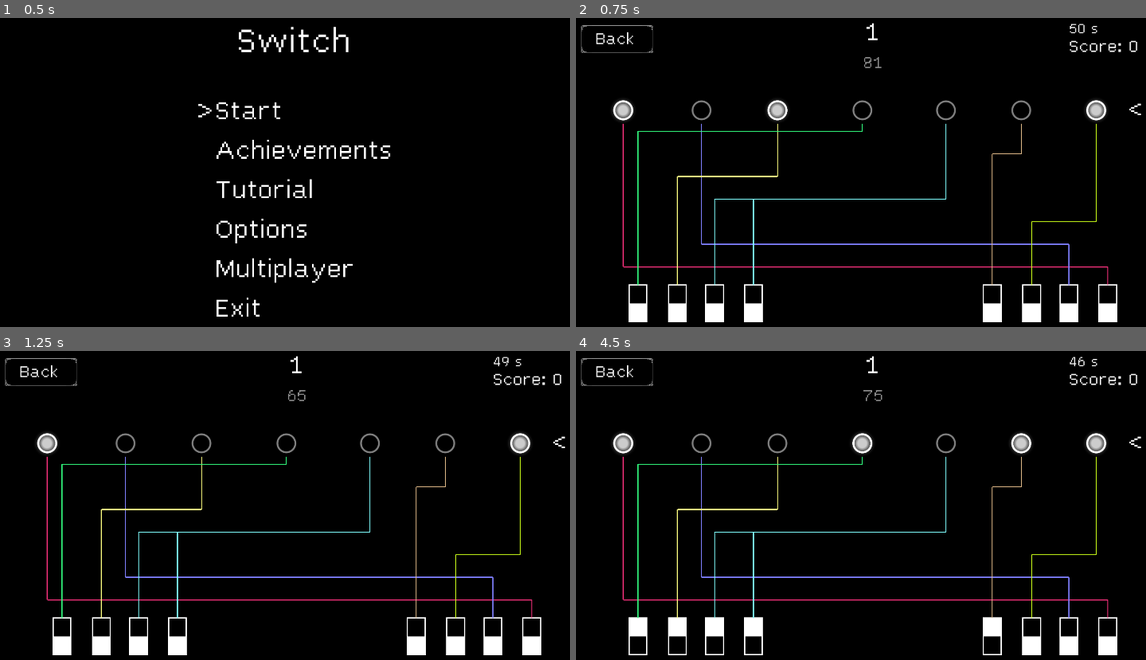
Above: before the commit, frames 1-4 (two rows, left to right).
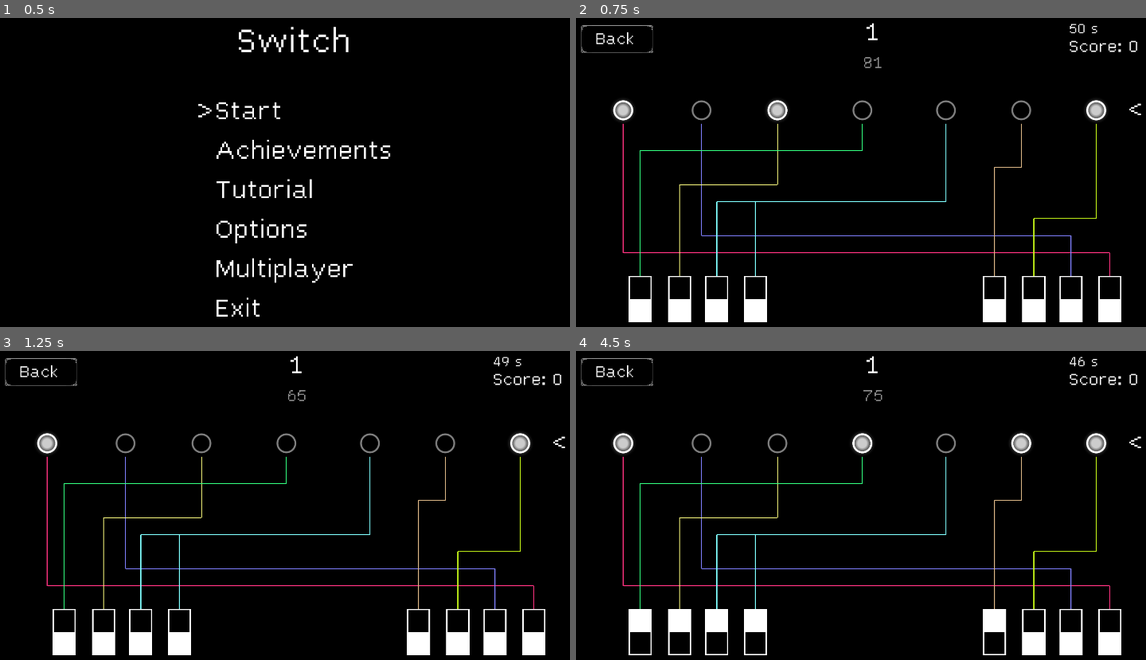
Above: after the commit, the same moments.

Repository: DragonCat4012/Switch
Game: Godot game, scene res://Scenes/menu.tscn
Two runs of this game, one before a commit and one after it. Both use one fixed random seed, a clock stepped at 60 frames per second and the inputs below.
Inputs (mouse positions are in pixels of both pictures, inside the frame that each line leads up to):
- Up to frame 1 (0.5 s): no input
- Up to frame 2 (0.75 s): tap Enter (ui_accept) at 0.5 s; move the mouse to (1014, 153) at 0.52 s; hold Up (ui_up) from 0.53 s (still down); tap 0 (0) at 0.6 s; click (1014, 153) at 0.67 s
- Up to frame 3 (1.25 s): keep holding Up (ui_up); tap Enter (ui_accept) at 0.77 s; tap 1 (1) at 0.8 s
- Up to frame 4 (4.5 s): tap Enter (ui_accept) at 1.25, 1.52, 2, 2.75, 3.02, 3.5, 3.77 s; move the mouse to (638, 635) at 1.27 s; release Up (ui_up) at 1.28 s; hold Down (ui_down) 1.28-2.03 s; tap 1 (1) at 1.35 s; click (638, 635) at 1.42 s; tap 2 (2) at 1.55, 2.1 s; move the mouse to (678, 635) at 2.02 s; hold Up (ui_up) 2.03-3.53 s; click (678, 635) at 2.17 s; tap 3 (3) at 2.3, 2.85 s; move the mouse to (712, 635) at 2.77 s; click (712, 635) at 2.92 s; tap Keypad 4 (4) at 3.05, 3.6 s; move the mouse to (752, 635) at 3.52 s; hold Down (ui_down) from 3.53 s (still down); click (752, 635) at 3.67 s; tap Keypad 5 (5) at 3.8, 4.35 s; move the mouse to (992, 635) at 4.27 s; click (992, 635) at 4.42 s

Frame 1 is identical in both runs. In frame 2, 4.7% of the frame differs, in the area x 8-96%, y 36-99%; in frame 3, 4.7%; in frame 4, 5.0%.

Commit message:
increased switch size

Diff:
--- a/Scenes/game.tscn
+++ b/Scenes/game.tscn
@@ -140,9 +140,9 @@
 
 [node name="Switch_1" type="TextureRect" parent="."]
 offset_left = 223.0
-offset_top = 875.0
-offset_right = 1413.0
-offset_bottom = 2065.0
+offset_top = 849.0
+offset_right = 1673.0
+offset_bottom = 2310.0
 scale = Vector2(0.048, 0.096)
 texture = ExtResource("6_1cxes")
 expand_mode = 2
@@ -152,9 +152,9 @@
 
 [node name="Switch_2" type="TextureRect" parent="."]
 offset_left = 342.0
-offset_top = 875.0
-offset_right = 1532.0
-offset_bottom = 2065.0
+offset_top = 849.0
+offset_right = 1803.0
+offset_bottom = 2310.0
 scale = Vector2(0.048, 0.096)
 texture = ExtResource("6_1cxes")
 expand_mode = 2
@@ -164,9 +164,9 @@
 
 [node name="Switch_3" type="TextureRect" parent="."]
 offset_left = 454.0
-offset_top = 875.0
-offset_right = 1644.0
-offset_bottom = 2065.0
+offset_top = 849.0
+offset_right = 1915.0
+offset_bottom = 2310.0
 scale = Vector2(0.048, 0.096)
 texture = ExtResource("6_1cxes")
 expand_mode = 2
@@ -176,9 +176,9 @@
 
 [node name="Switch_4" type="TextureRect" parent="."]
 offset_left = 571.0
-offset_top = 875.0
-offset_right = 1761.0
-offset_bottom = 2065.0
+offset_top = 849.0
+offset_right = 2032.0
+offset_bottom = 2310.0
 scale = Vector2(0.048, 0.096)
 texture = ExtResource("6_1cxes")
 expand_mode = 2
@@ -188,9 +188,9 @@
 
 [node name="Switch_5" type="TextureRect" parent="."]
 offset_left = 1291.0
-offset_top = 875.0
-offset_right = 2481.0
-offset_bottom = 2065.0
+offset_top = 849.0
+offset_right = 2752.0
+offset_bottom = 2310.0
 scale = Vector2(0.048, 0.096)
 texture = ExtResource("6_1cxes")
 expand_mode = 2
@@ -200,9 +200,9 @@
 
 [node name="Switch_6" type="TextureRect" parent="."]
 offset_left = 1410.0
-offset_top = 875.0
-offset_right = 2600.0
-offset_bottom = 2065.0
+offset_top = 849.0
+offset_right = 2871.0
+offset_bottom = 2310.0
 scale = Vector2(0.048, 0.096)
 texture = ExtResource("6_1cxes")
 expand_mode = 2
@@ -212,9 +212,9 @@
 
 [node name="Switch_7" type="TextureRect" parent="."]
 offset_left = 1522.0
-offset_top = 875.0
-offset_right = 2712.0
-offset_bottom = 2065.0
+offset_top = 849.0
+offset_right = 2983.0
+offset_bottom = 2310.0
 scale = Vector2(0.048, 0.096)
 texture = ExtResource("6_1cxes")
 expand_mode = 2
@@ -224,9 +224,9 @@
 
 [node name="Switch_8" type="TextureRect" parent="."]
 offset_left = 1639.0
-offset_top = 875.0
-offset_right = 2829.0
-offset_bottom = 2065.0
+offset_top = 849.0
+offset_right = 3100.0
+offset_bottom = 2310.0
 scale = Vector2(0.048, 0.096)
 texture = ExtResource("6_1cxes")
 expand_mode = 2
--- a/Util/Map.gd
+++ b/Util/Map.gd
@@ -13,7 +13,7 @@
 func createWires():
 	var minDiff = 40
 	var minVec = Vector2(0, minDiff)
-	var minDiffSwitch = 55
+	var minDiffSwitch = 70
 	var minswicthVec = Vector2(0, minDiffSwitch)
 
 	var levelDistances = (switches[0].getCenterPoint().y - lamps[0].getCenterPoint().y) / lamps.size() - minDiffSwitch + minDiff
